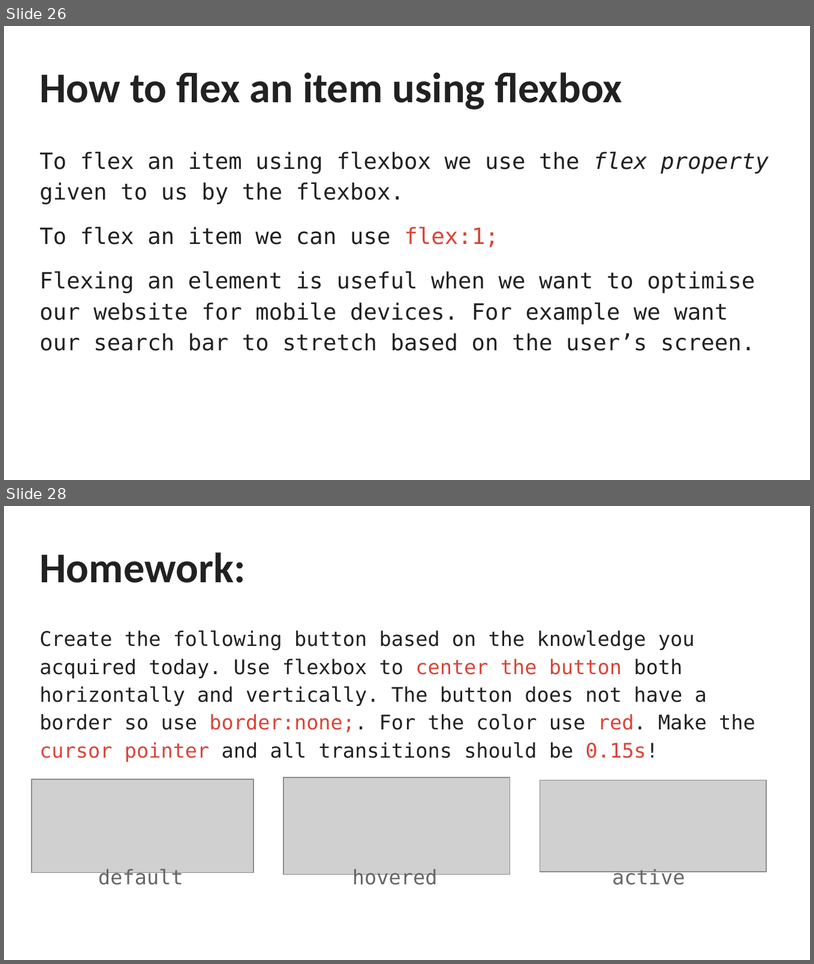
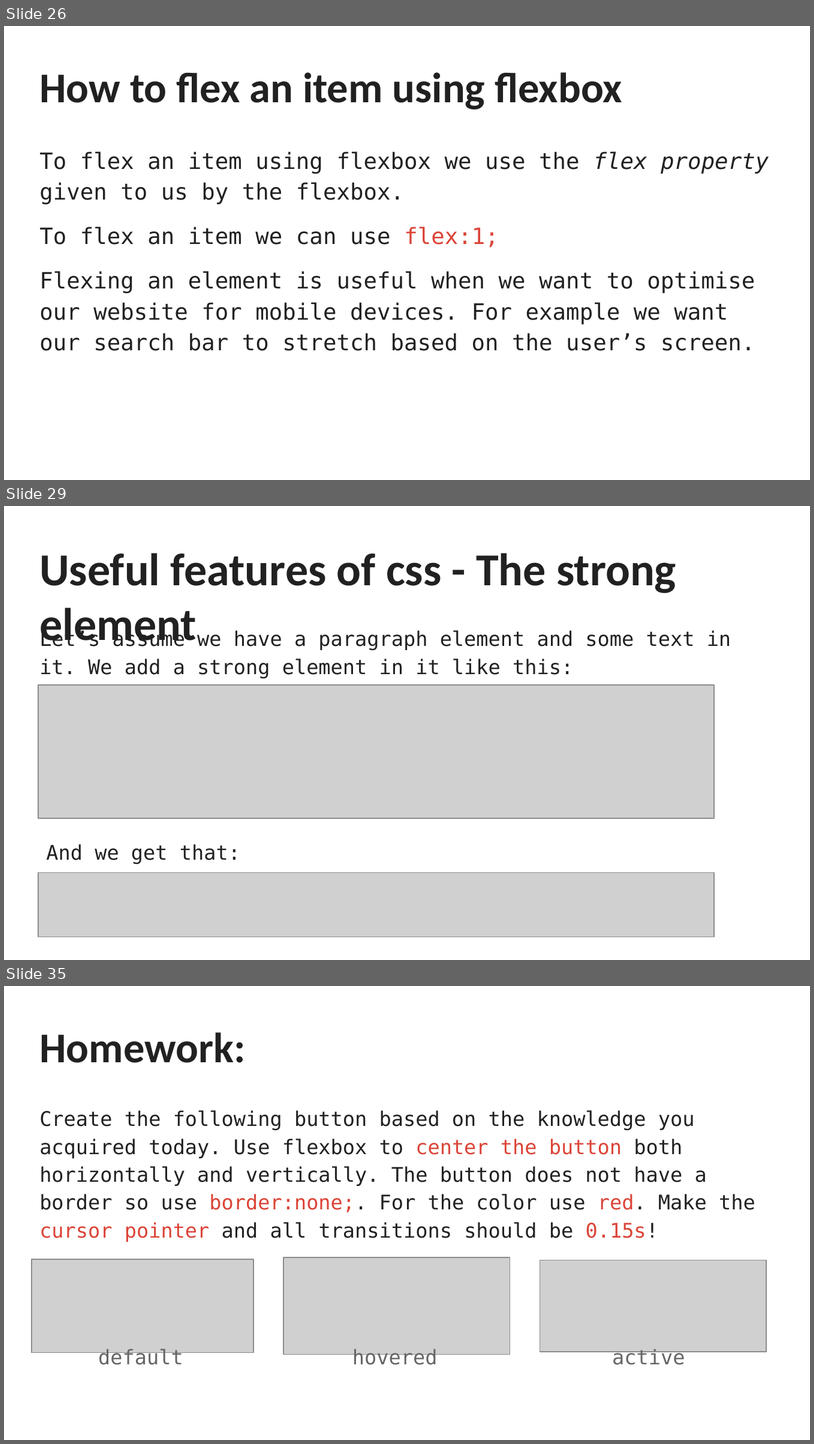
Before and after one commit to YorDN/HTML-CSS-Course, a slide deck: HTML & CSS 101.pptx. Shown one above the other, each under a label of ours: slides 26 and 28 before the commit, slides 26, 29 and 35 after it; the slides between them are not shown. The pictures are 814x964 and 814x1444 pixels, drawn with LibreOffice and Linux fonts; fonts in the diff are those of the drawing; grey boxes stand for pictures. Boxes give left, top, right and bottom in pixels: in the first picture for what was removed or moved away, otherwise in the second. Text is boxed around its words. In the diff, an @@ line names an element or a change of style, - is before the commit and + after.

```diff
--- a/HTML & CSS 101.pptx
+++ b/HTML & CSS 101.pptx
@@ slide 29 added at [4, 506, 810, 960], background #FFFFFF @@
@@ title added at [39, 553, 677, 646], 40.8 pt, text #212121, bold @@
+Useful features of css - The strong element
@@ text added at [39, 629, 731, 678], 18 pt, text #212121 @@
+Let’s assume we have a paragraph element and some text in it. We add a strong element in it like this:
@@ picture added at [38, 685, 714, 818] @@
@@ text added at [46, 844, 240, 864], 18 pt, text #212121 @@
+And we get that:
@@ picture added at [38, 872, 714, 937] @@
@@ what was slide 28 is now slide 35 @@
```
Also in this commit, not shown: 2 slides changed, 6 other slides added, 1 other file.
